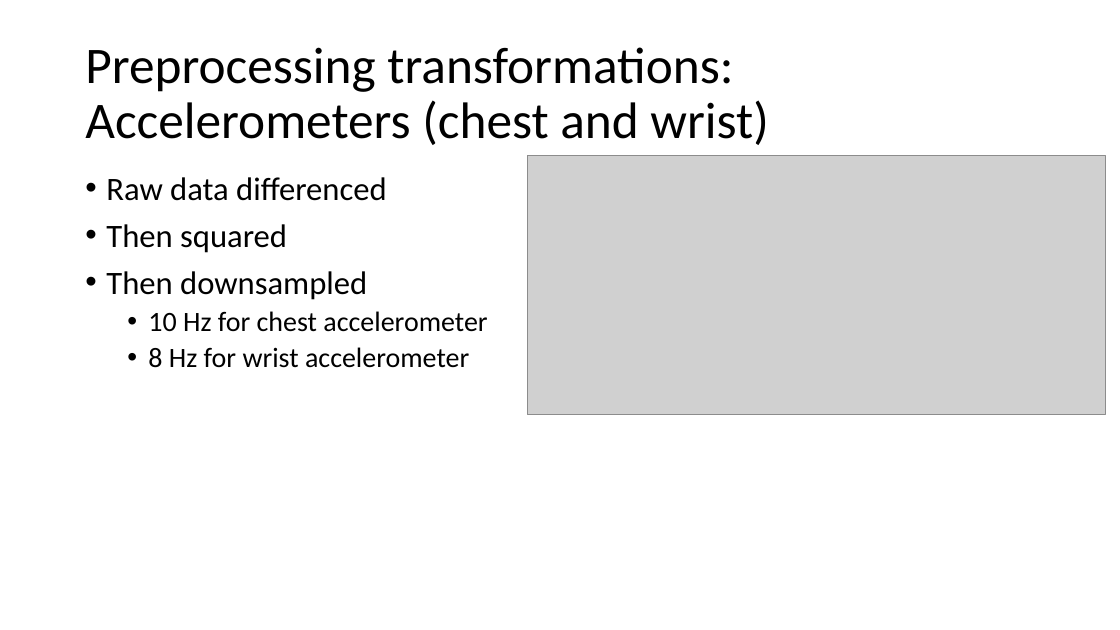
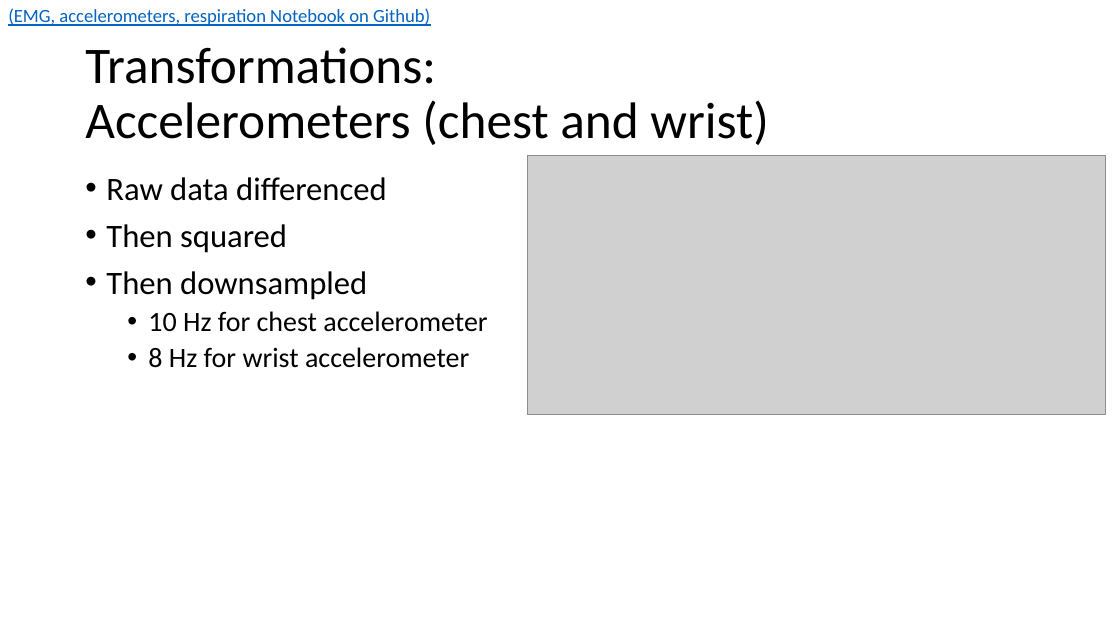
Before and after one commit to WalterPiTheScienceGuy/Springboard_Capstone2, a slide deck: slide 12 of Capstone2/reports/Springboard Capstone 2 ppt.pptx. Drawn at 1120x630 pixels with LibreOffice and Linux fonts; fonts in the diff are those of the drawing; grey boxes stand for pictures. Boxes give left, top, right and bottom in pixels: in the first picture for what was removed or moved away, otherwise in the second. Text is boxed around its words. In the diff, an @@ line names an element or a change of style, - is before the commit and + after.

```diff
--- a/Capstone2/reports/Springboard Capstone 2 ppt.pptx
+++ b/Capstone2/reports/Springboard Capstone 2 ppt.pptx
@@ text added at (8,8,430,26), 16 pt, text #0563C1, underline @@
+(EMG, accelerometers, respiration Notebook on Github)
@@ title at (85,47,769,145): text changed @@
-Preprocessing transformations: Accelerometers (chest and wrist)
+Transformations:
+Accelerometers (chest and wrist)
```
Also in this commit, not shown: 19 other slides changed, 1 slide added, 2 slides removed.
